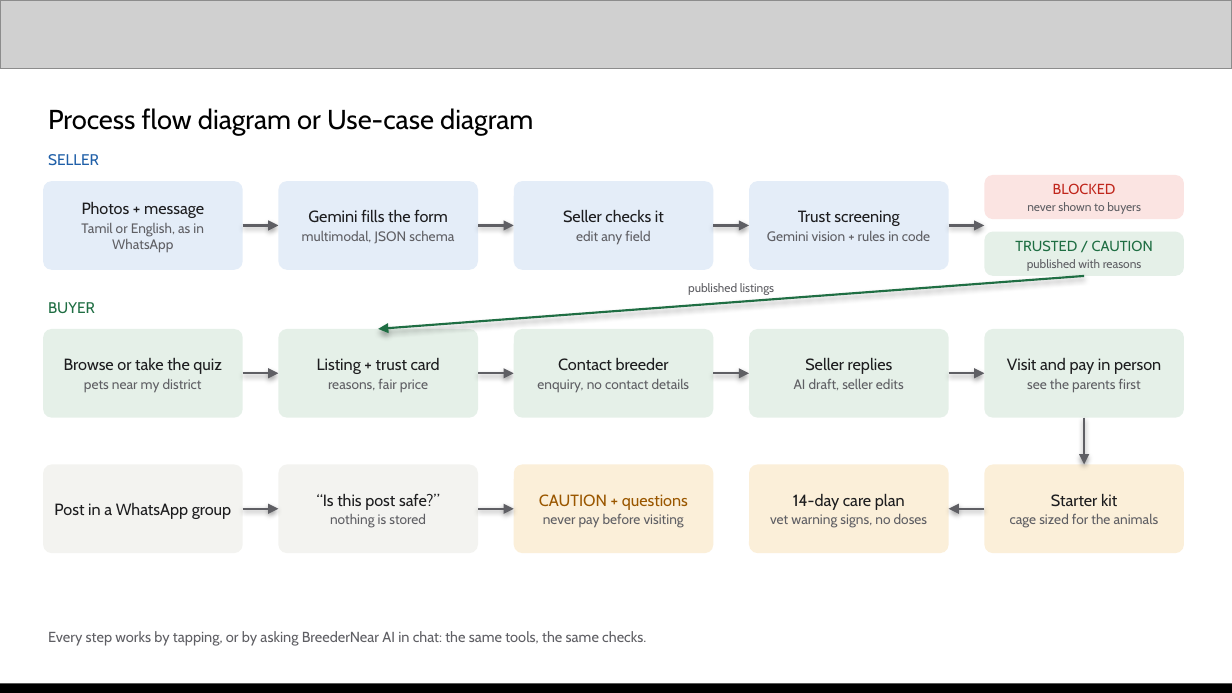
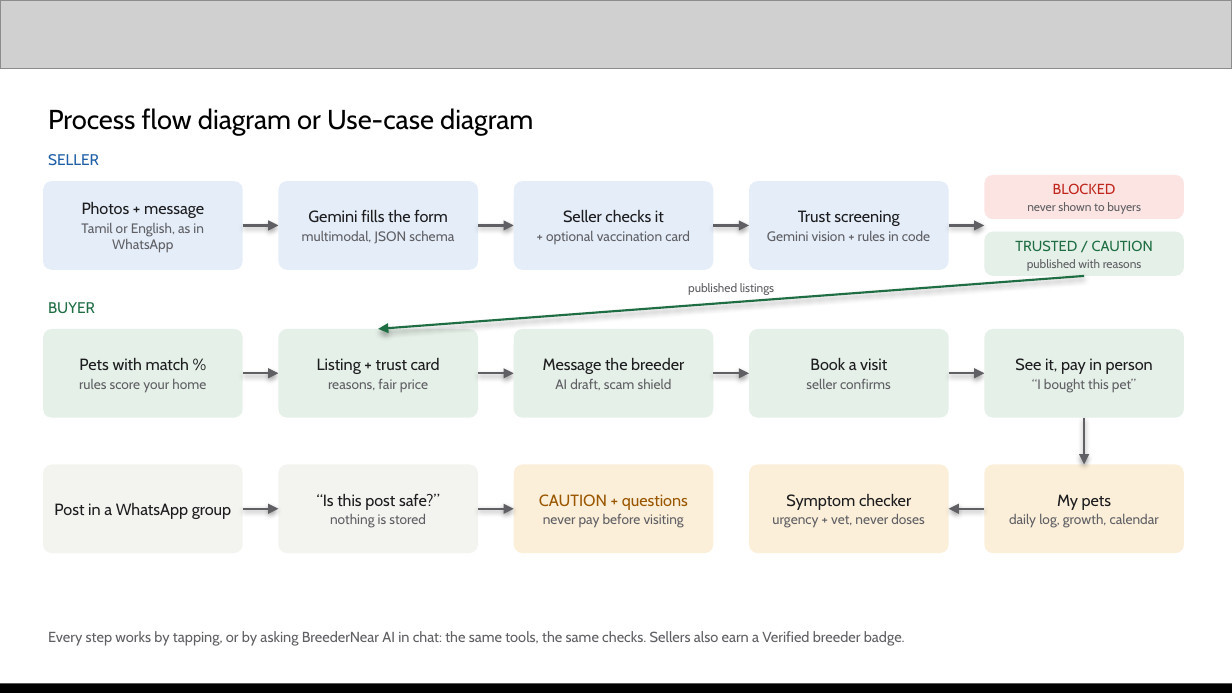
Before and after one commit to sudarsan-22/breedernear-ai, a slide deck: slide 5 of docs/submission/BreederNear-AI-deck.pptx. Drawn at 1232x693 pixels with LibreOffice and Linux fonts; fonts in the diff are those of the drawing; grey boxes stand for pictures. Boxes give left, top, right and bottom in pixels: in the first picture for what was removed or moved away, otherwise in the second. Text is boxed around its words. In the diff, an @@ line names an element or a change of style, - is before the commit and + after.

```diff
--- a/docs/submission/BreederNear-AI-deck.pptx
+++ b/docs/submission/BreederNear-AI-deck.pptx
@@ text at [546,231,690,244]: text changed @@
-edit any field
++ optional vaccination card
@@ text at [79,358,206,393]: text changed; size 9.5 to 8 pt; text colour #1D1D1F to #5F5F64 @@
-Browse or take the quiz
-pets near my district
+Pets with match %
+rules score your home
@@ text at [543,358,684,390]: text changed @@
-Contact breeder
-enquiry, no contact details
+Message the breeder
+AI draft, scam shield
@@ text at [806,358,891,389]: text changed @@
-Seller replies
-AI draft, seller edits
+Book a visit
+seller confirms
@@ text at [1015,358,1153,393]: text changed @@
-Visit and pay in person
-see the parents first
+See it, pay in person
+“I bought this pet”
@@ text at [772,493,925,528]: text changed @@
-14-day care plan
-vet warning signs, no doses
+Symptom checker
+urgency + vet, never doses
@@ text at [1009,494,1159,528]: text changed @@
-Starter kit
-cage sized for the animals
+My pets
+daily log, growth, calendar
@@ text at [48,631,905,646]: text changed @@
-Every step works by tapping, or by asking BreederNear AI in chat: the same tools, the same checks.
+Every step works by tapping, or by asking BreederNear AI in chat: the same tools, the same checks. Sellers also earn a Verified breeder badge.
```
Also in this commit, not shown: 9 other slides changed, 1 other file.
